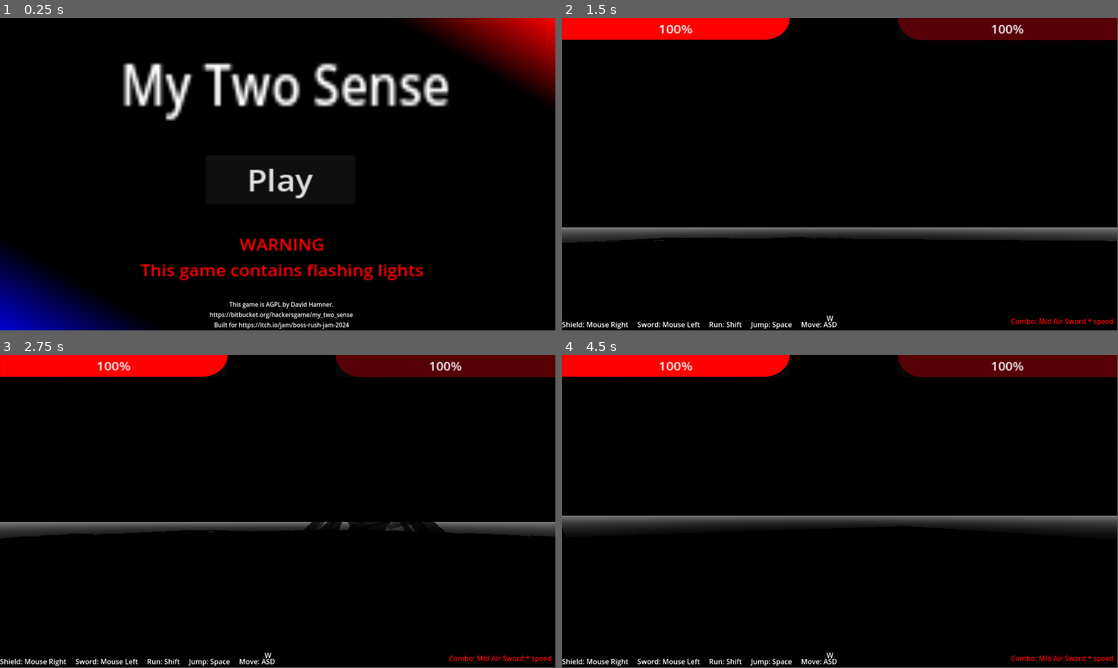
Above: before the commit, frames 1-4 (two rows, left to right).
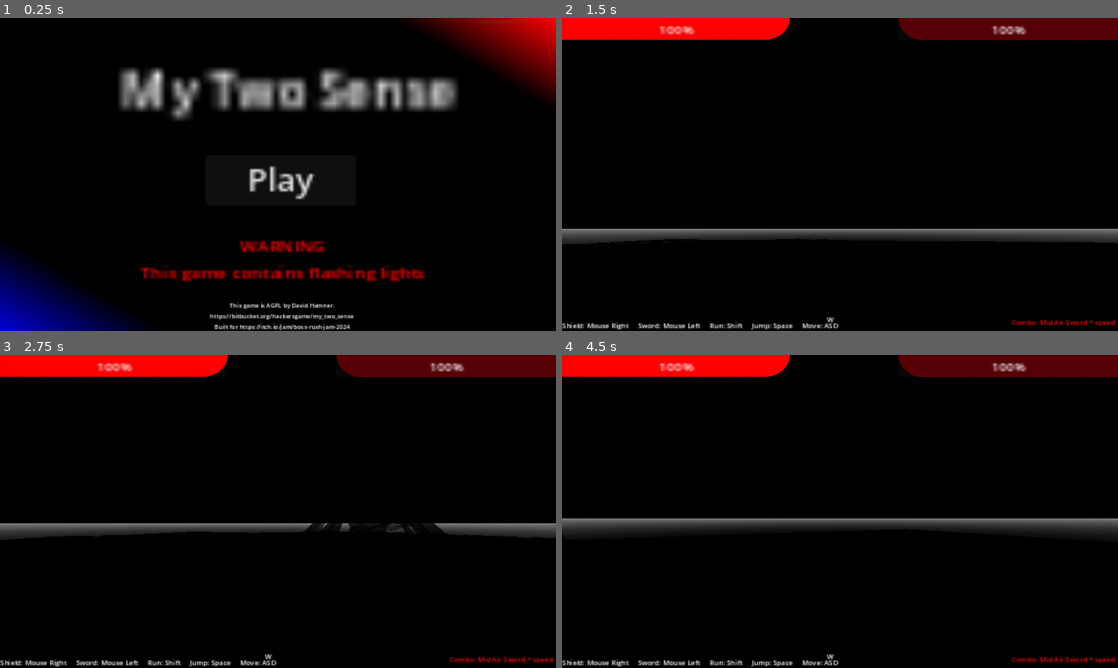
Above: after the commit, the same moments.

Repository: ruapotato/eyelander
Game: Godot game, scene res://main_menu.tscn
The game is run twice, just before and just after one commit, with the same random seed, the same clock (stepped at 60 frames per second) and the same inputs. Sound files missing from this copy of the repository are replaced by a short silence.
Inputs (mouse positions are in pixels of both pictures, inside the frame that each line leads up to):
- Up to frame 1 (0.25 s): no input
- Up to frame 2 (1.5 s): click "Play" at 0.5 s; tap Enter at 1.25 s; move the mouse to (962, 158) at 1.27 s; hold D (right) from 1.28 s (still down); right-click (962, 158) at 1.35 s
- Up to frame 3 (2.75 s): tap Space (jump) at 1.52, 2.27 s; move the mouse to (250, 511) at 2.02 s; release D (right) at 2.03 s; hold W (forward) from 2.03 s (still down); tap Shift (sprint) at 2.1 s
- Up to frame 4 (4.5 s): keep holding W (forward); move the mouse to (851, 505) at 2.77 s; press the mouse at (851, 505) at 2.78 s; move the mouse to (834, 514) at 3.52 s; release the mouse at (834, 514) at 3.53 s; right-click (834, 514) at 3.6 s; tap Space (jump) at 3.77 s; move the mouse to (878, 514) at 4.27 s; hold Shift (sprint) from 4.28 s (still down)
In our replay, the window is 799x449 before the commit and 800x450 after it. These sizes can differ from the game's own. Grey fills any space a smaller window leaves; there, only what the larger window draws over its background counts as a difference.

The runs differ from the first frame. In frame 1, 10% of the frame differs, in the area x 0-100%, y 0-100%; in frame 2, 2.2%; in frame 3, 2.2%; in frame 4, 3.5%.

Commit message:
No shadow

Diff:
--- a/Light_sounds.gd
+++ b/Light_sounds.gd
@@ -5,6 +5,7 @@
 # Called when the node enters the scene tree for the first time.
 func _ready():
 	light.omni_attenuation = 3
+	light.shadow_enabled = false
 	pass # Replace with function body.
 
 
--- a/boss_1.tscn
+++ b/boss_1.tscn
@@ -51,9 +51,7 @@
 light_color = Color(0.147351, 0.577576, 0.999995, 1)
 light_energy = 15.03
 light_size = 1.0
-shadow_enabled = true
 omni_range = 4096.0
-omni_shadow_mode = 0
 
 [node name="2" type="AudioStreamPlayer3D" parent="sounds/walking_dirt"]
 stream = ExtResource("3_vpcd2")
@@ -63,9 +61,7 @@
 light_color = Color(0.147351, 0.577576, 0.999995, 1)
 light_energy = 0.0
 light_size = 1.0
-shadow_enabled = true
 omni_range = 4096.0
-omni_shadow_mode = 0
 
 [node name="3" type="AudioStreamPlayer3D" parent="sounds/walking_dirt"]
 stream = ExtResource("4_knmrh")
@@ -75,9 +71,7 @@
 light_color = Color(0.147351, 0.577576, 0.999995, 1)
 light_energy = 0.0
 light_size = 1.0
-shadow_enabled = true
 omni_range = 4096.0
-omni_shadow_mode = 0
 
 [node name="4" type="AudioStreamPlayer3D" parent="sounds/walking_dirt"]
 stream = ExtResource("5_cu7dq")
@@ -87,9 +81,7 @@
 light_color = Color(0.147351, 0.577576, 0.999995, 1)
 light_energy = 0.0
 light_size = 1.0
-shadow_enabled = true
 omni_range = 4096.0
-omni_shadow_mode = 0
 
 [node name="5" type="AudioStreamPlayer3D" parent="sounds/walking_dirt"]
 stream = ExtResource("1_6mnuc")
@@ -99,9 +91,7 @@
 light_color = Color(0.147351, 0.577576, 0.999995, 1)
 light_energy = 0.0
 light_size = 1.0
-shadow_enabled = true
 omni_range = 4096.0
-omni_shadow_mode = 0
 
 [node name="6" type="AudioStreamPlayer3D" parent="sounds/walking_dirt"]
 stream = ExtResource("7_g8v14")
@@ -111,9 +101,7 @@
 light_color = Color(0.147351, 0.577576, 0.999995, 1)
 light_energy = 0.0
 light_size = 1.0
-shadow_enabled = true
 omni_range = 4096.0
-omni_shadow_mode = 0
 
 [node name="7" type="AudioStreamPlayer3D" parent="sounds/walking_dirt"]
 stream = ExtResource("8_4embh")
@@ -123,9 +111,7 @@
 light_color = Color(0.147351, 0.577576, 0.999995, 1)
 light_energy = 0.0
 light_size = 1.0
-shadow_enabled = true
 omni_range = 4096.0
-omni_shadow_mode = 0
 
 [node name="8" type="AudioStreamPlayer3D" parent="sounds/walking_dirt"]
 stream = ExtResource("9_28vn0")
@@ -135,9 +121,7 @@
 light_color = Color(0.147351, 0.577576, 0.999995, 1)
 light_energy = 0.0
 light_size = 1.0
-shadow_enabled = true
 omni_range = 4096.0
-omni_shadow_mode = 0
 
 [node name="effects" type="Node3D" parent="sounds"]
 transform = Transform3D(1, 0, 0, 0, 1, 0, 0, 0, 1, 0, 0, -9.08716)
@@ -152,13 +136,11 @@
 light_color = Color(0.999976, 0.193418, 0.153574, 1)
 light_energy = 15.03
 light_size = 1.0
-shadow_enabled = true
 distance_fade_enabled = true
 distance_fade_begin = 3101.66
 distance_fade_shadow = 3525.39
 distance_fade_length = 3319.9
 omni_range = 4096.0
-omni_shadow_mode = 0
 
 [node name="roar" type="AudioStreamPlayer3D" parent="sounds/effects"]
 stream = ExtResource("12_8ag7w")
@@ -170,9 +152,7 @@
 light_color = Color(0.999976, 0.193418, 0.153574, 1)
 light_energy = 15.03
 light_size = 1.0
-shadow_enabled = true
 omni_range = 4096.0
-omni_shadow_mode = 0
 
 [node name="hurt" type="AudioStreamPlayer3D" parent="sounds/effects"]
 stream = ExtResource("13_fsu3j")
@@ -184,13 +164,11 @@
 light_color = Color(0.999976, 0.193418, 0.153574, 1)
 light_energy = 15.03
 light_size = 1.0
-shadow_enabled = true
 distance_fade_enabled = true
 distance_fade_begin = 3101.66
 distance_fade_shadow = 3525.39
 distance_fade_length = 3319.9
 omni_range = 4096.0
-omni_shadow_mode = 0
 
 [node name="mesh" parent="." instance=ExtResource("11_6042p")]
 
--- a/boss_1_import.tscn
+++ b/boss_1_import.tscn
@@ -79,32 +79,32 @@
 [node name="boss_2" instance=ExtResource("1_ignb7")]
 
 [node name="Skeleton3D" parent="Armature" index="0"]
-bones/0/position = Vector3(1.11893, 13.8706, -9.13724)
+bones/0/position = Vector3(1.11893, 13.9753, -9.13724)
 bones/0/rotation = Quaternion(0.736164, -0.0295269, 0.0319947, 0.675401)
-bones/1/rotation = Quaternion(-0.253965, -0.168936, -0.738728, 0.601036)
+bones/1/rotation = Quaternion(-0.250052, -0.171317, -0.740835, 0.599406)
 bones/2/rotation = Quaternion(0.438268, 0.0668664, -0.295323, 0.846306)
-bones/3/rotation = Quaternion(-0.24369, 0.185973, 0.681991, 0.664016)
+bones/3/rotation = Quaternion(-0.239615, 0.18801, 0.684252, 0.662598)
 bones/4/rotation = Quaternion(0.438265, -0.0668649, 0.295321, 0.846309)
 bones/7/rotation = Quaternion(0.194838, -0.130096, 0.0755277, 0.969231)
 bones/8/rotation = Quaternion(0.198067, 0.123456, -0.0985119, 0.96738)
 bones/9/rotation = Quaternion(0.193732, 0.00977137, 0.0366219, 0.980322)
-bones/12/rotation = Quaternion(0.12124, -0.562284, -0.440942, 0.688991)
+bones/12/rotation = Quaternion(0.126626, -0.571012, -0.43809, 0.682634)
 bones/12/scale = Vector3(1.15439, 1.15439, 1.15439)
 bones/13/rotation = Quaternion(0.028987, 0.199629, -0.253802, 0.945988)
 bones/13/scale = Vector3(1.00013, 1.34351, 1.00679)
-bones/14/rotation = Quaternion(0.121236, 0.562274, 0.440945, 0.688997)
+bones/14/rotation = Quaternion(0.126628, 0.571011, 0.43809, 0.682634)
 bones/14/scale = Vector3(1.15439, 1.15439, 1.15439)
 bones/15/rotation = Quaternion(0.0289858, -0.199626, 0.253803, 0.945988)
 bones/15/scale = Vector3(1.00013, 1.34351, 1.00679)
-bones/16/rotation = Quaternion(-0.0454613, -0.532166, -0.620559, 0.574143)
+bones/16/rotation = Quaternion(-0.0409857, -0.536992, -0.620045, 0.57053)
 bones/16/scale = Vector3(1.28774, 1.28774, 1.28774)
 bones/17/rotation = Quaternion(0.077453, -0.0657471, -0.209374, 0.972543)
-bones/18/rotation = Quaternion(-0.0259819, 0.533405, 0.59907, 0.596589)
+bones/18/rotation = Quaternion(-0.0213356, 0.538061, 0.59869, 0.592963)
 bones/18/scale = Vector3(1.28774, 1.28774, 1.28774)
 bones/19/rotation = Quaternion(0.0774488, 0.065749, 0.209372, 0.972544)
-bones/20/rotation = Quaternion(-0.0752121, -0.252748, -0.569791, 0.778331)
+bones/20/rotation = Quaternion(-0.0722122, -0.256028, -0.574854, 0.773807)
 bones/21/rotation = Quaternion(0.287304, -0.0634732, -0.4826, 0.824939)
-bones/22/rotation = Quaternion(-0.0844218, 0.253647, 0.602619, 0.751922)
+bones/22/rotation = Quaternion(-0.0815329, 0.257041, 0.60747, 0.747169)
 bones/23/rotation = Quaternion(0.243098, 0.00481293, 0.535462, 0.808802)
 
 [node name="Cube" parent="Armature/Skeleton3D" index="0"]
@@ -114,17 +114,17 @@
 surface_material_override/3 = ExtResource("2_5mrau")
 
 [node name="butt_bone" type="BoneAttachment3D" parent="Armature/Skeleton3D" index="1"]
-transform = Transform3D(0.996212, -0.0866917, 0.00722166, -0.000254777, -0.0859221, -0.996305, 0.0869919, 0.992523, -0.0856187, 1.11893, 13.8706, -9.13724)
+transform = Transform3D(0.996212, -0.0866918, 0.00722172, -0.000254781, -0.0859227, -0.996305, 0.086992, 0.992523, -0.0856193, 1.11893, 13.9753, -9.13724)
 bone_name = "body"
 bone_idx = 0
 
 [node name="head_bone" type="BoneAttachment3D" parent="Armature/Skeleton3D" index="2"]
-transform = Transform3D(0.99971, -0.0241335, 0.00195787, 0.00122075, -0.0305178, -0.999536, 0.0241824, 0.999243, -0.0304799, 0.424792, 13.8455, 1.52237)
+transform = Transform3D(0.99971, -0.0241336, 0.00195792, 0.00122079, -0.0305184, -0.999536, 0.0241825, 0.999243, -0.0304805, 0.424789, 13.9502, 1.52237)
 bone_name = "head"
 bone_idx = 6
 
 [node name="brain_bone" type="BoneAttachment3D" parent="Armature/Skeleton3D" index="3"]
-transform = Transform3D(1, 0.00116056, -4.76447e-07, -5.33072e-07, 8.91031e-07, -1, -0.00116008, 0.999999, 3.85942e-07, 0.220517, 13.8706, 9.28861)
+transform = Transform3D(1, 0.00116039, -4.03018e-07, -4.60033e-07, 4.75746e-07, -1, -0.00115989, 0.999999, -3.12906e-08, 0.220512, 13.9753, 9.28861)
 bone_name = "body_5"
 bone_idx = 11
 
--- a/player.tscn
+++ b/player.tscn
@@ -64,14 +64,12 @@
 light_color = Color(0.502817, 0.663302, 1, 1)
 light_energy = 15.03
 light_size = 1.0
-shadow_enabled = true
-omni_range = 4096.0
-omni_shadow_mode = 0
+omni_range = 4096.0
 
 [node name="sounds" type="Node3D" parent="."]
 
 [node name="walking_dirt" type="Node3D" parent="sounds"]
-transform = Transform3D(2.07591, 0, 0, 0, 1.69565, 0, 0, 0, 2.17674, 0, 0.291742, -0.950664)
+transform = Transform3D(2.07591, 0, 0, 0, 1.69565, 0, 0, 0, 2.17674, 0, -0.909337, -0.134472)
 
 [node name="1" type="AudioStreamPlayer3D" parent="sounds/walking_dirt"]
 stream = ExtResource("7_e1p6s")
@@ -81,11 +79,9 @@
 [node name="sound_light" type="OmniLight3D" parent="sounds/walking_dirt/1"]
 transform = Transform3D(1, 0, 0, 0, 1, 0, 0, 0, 1, 0, 0.0348836, -0.0037058)
 light_color = Color(0.254902, 0.615686, 1, 1)
-light_energy = 15.03
-light_size = 1.0
-shadow_enabled = true
-omni_range = 4096.0
-omni_shadow_mode = 0
+light_energy = 16.0
+light_size = 1.0
+omni_range = 4096.0
 
 [node name="2" type="AudioStreamPlayer3D" parent="sounds/walking_dirt"]
 stream = ExtResource("8_ma7fy")
@@ -95,9 +91,7 @@
 light_color = Color(0.254902, 0.615686, 1, 1)
 light_energy = 0.0
 light_size = 1.0
-shadow_enabled = true
-omni_range = 4096.0
-omni_shadow_mode = 0
+omni_range = 4096.0
 
 [node name="3" type="AudioStreamPlayer3D" parent="sounds/walking_dirt"]
 stream = ExtResource("9_dqeyl")
@@ -107,9 +101,7 @@
 light_color = Color(0.254902, 0.615686, 1, 1)
 light_energy = 0.0
 light_size = 1.0
-shadow_enabled = true
-omni_range = 4096.0
-omni_shadow_mode = 0
+omni_range = 4096.0
 
 [node name="4" type="AudioStreamPlayer3D" parent="sounds/walking_dirt"]
 stream = ExtResource("10_1rxt7")
@@ -119,9 +111,7 @@
 light_color = Color(0.254902, 0.615686, 1, 1)
 light_energy = 0.0
 light_size = 1.0
-shadow_enabled = true
-omni_range = 4096.0
-omni_shadow_mode = 0
+omni_range = 4096.0
 
 [node name="5" type="AudioStreamPlayer3D" parent="sounds/walking_dirt"]
 stream = ExtResource("11_0skx8")
@@ -131,9 +121,7 @@
 light_color = Color(0.254902, 0.615686, 1, 1)
 light_energy = 0.0
 light_size = 1.0
-shadow_enabled = true
-omni_range = 4096.0
-omni_shadow_mode = 0
+omni_range = 4096.0
 
 [node name="6" type="AudioStreamPlayer3D" parent="sounds/walking_dirt"]
 stream = ExtResource("12_tnttn")
@@ -143,9 +131,7 @@
 light_color = Color(0.254902, 0.615686, 1, 1)
 light_energy = 0.0
 light_size = 1.0
-shadow_enabled = true
-omni_range = 4096.0
-omni_shadow_mode = 0
+omni_range = 4096.0
 
 [node name="7" type="AudioStreamPlayer3D" parent="sounds/walking_dirt"]
 stream = ExtResource("13_a1ryk")
@@ -155,9 +141,7 @@
 light_color = Color(0.254902, 0.615686, 1, 1)
 light_energy = 0.0
 light_size = 1.0
-shadow_enabled = true
-omni_range = 4096.0
-omni_shadow_mode = 0
+omni_range = 4096.0
 
 [node name="8" type="AudioStreamPlayer3D" parent="sounds/walking_dirt"]
 stream = ExtResource("14_64vdx")
@@ -167,9 +151,7 @@
 light_color = Color(0.254902, 0.615686, 1, 1)
 light_energy = 0.0
 light_size = 1.0
-shadow_enabled = true
-omni_range = 4096.0
-omni_shadow_mode = 0
+omni_range = 4096.0
 
 [node name="effects" type="Node3D" parent="sounds"]
 
@@ -183,13 +165,11 @@
 light_color = Color(1, 0, 0, 1)
 light_energy = 15.03
 light_size = 1.0
-shadow_enabled = true
 distance_fade_enabled = true
 distance_fade_begin = 3101.66
 distance_fade_shadow = 3525.39
 distance_fade_length = 3319.9
 omni_range = 4096.0
-omni_shadow_mode = 0
 
 [node name="roar" type="AudioStreamPlayer3D" parent="sounds/effects"]
 stream = ExtResource("16_bp0si")
@@ -201,9 +181,7 @@
 light_color = Color(1, 0, 0, 1)
 light_energy = 15.03
 light_size = 1.0
-shadow_enabled = true
-omni_range = 4096.0
-omni_shadow_mode = 0
+omni_range = 4096.0
 
 [node name="hurt" type="AudioStreamPlayer3D" parent="sounds/effects"]
 stream = ExtResource("17_7o54j")
@@ -215,10 +193,8 @@
 light_color = Color(1, 1, 0, 1)
 light_energy = 15.03
 light_size = 1.0
-shadow_enabled = true
 distance_fade_enabled = true
 distance_fade_begin = 3101.66
 distance_fade_shadow = 3525.39
 distance_fade_length = 3319.9
 omni_range = 4096.0
-omni_shadow_mode = 0
--- a/project.godot
+++ b/project.godot
@@ -20,6 +20,7 @@
 window/size/viewport_width=1920
 window/size/viewport_height=1080
 window/size/mode=3
+window/stretch/mode="canvas_items"
 
 [input]
 
--- a/shild.tscn
+++ b/shild.tscn
@@ -29,9 +29,7 @@
 light_color = Color(0.964706, 0.964706, 0.901961, 1)
 light_energy = 15.03
 light_size = 1.0
-shadow_enabled = true
 omni_range = 4096.0
-omni_shadow_mode = 0
 
 [node name="hit" type="AudioStreamPlayer3D" parent="."]
 transform = Transform3D(1, 0, 0, 0, 1, 0, 0, 0, 1, 0, 0.156918, -0.747707)
@@ -46,6 +44,4 @@
 light_color = Color(0, 0, 1, 1)
 light_energy = 15.03
 light_size = 1.0
-shadow_enabled = true
 omni_range = 4096.0
-omni_shadow_mode = 0
--- a/spike.tscn
+++ b/spike.tscn
@@ -43,9 +43,7 @@
 light_color = Color(0.418238, 0.601976, 1, 1)
 light_energy = 15.03
 light_size = 1.0
-shadow_enabled = true
 omni_range = 4096.0
-omni_shadow_mode = 0
 
 [node name="fly" type="AudioStreamPlayer3D" parent="."]
 transform = Transform3D(1, 0, 0, 0, 1, 0, 0, 0, 1, 0, 0.156918, 0.00676858)
@@ -61,9 +59,7 @@
 light_color = Color(1, 0, 0, 1)
 light_energy = 15.03
 light_size = 1.0
-shadow_enabled = true
 omni_range = 4096.0
-omni_shadow_mode = 0
 
 [connection signal="area_entered" from="." to="." method="_on_area_entered"]
 [connection signal="body_entered" from="." to="." method="_on_body_entered"]
--- a/sword.tscn
+++ b/sword.tscn
@@ -26,13 +26,11 @@
 script = ExtResource("4_tg2y8")
 
 [node name="sound_light" type="OmniLight3D" parent="swing"]
-transform = Transform3D(1, 0, 0, 0, 1, 0, 0, 0, 1, 0, 0.0348836, -0.0037058)
-light_color = Color(0.992157, 0.992157, 0.862745, 1)
+transform = Transform3D(1, 0, 0, 0, 1, 0, 0, 0, 1, 0, 0.0348835, -0.0348248)
+light_color = Color(0.999976, 0.193418, 0.153574, 1)
 light_energy = 15.03
 light_size = 1.0
-shadow_enabled = true
 omni_range = 4096.0
-omni_shadow_mode = 0
 
 [node name="hit" type="AudioStreamPlayer3D" parent="."]
 transform = Transform3D(1, 0, 0, 0, 1, 0, 0, 0, 1, 0, 0.156918, 1.25229)
@@ -47,9 +45,7 @@
 light_color = Color(0.529412, 0.682353, 1, 1)
 light_energy = 15.03
 light_size = 1.0
-shadow_enabled = true
 omni_range = 4096.0
-omni_shadow_mode = 0
 
 [connection signal="area_entered" from="." to="." method="_on_area_entered"]
 [connection signal="body_entered" from="." to="." method="_on_body_entered"]
--- a/world.tscn
+++ b/world.tscn
@@ -32,13 +32,6 @@
 [node name="WorldEnvironment" type="WorldEnvironment" parent="."]
 environment = SubResource("Environment_p3iqh")
 
-[node name="DirectionalLight3D" type="DirectionalLight3D" parent="."]
-transform = Transform3D(-0.563526, -0.826098, -3.61099e-08, 0, -4.37114e-08, 1, -0.826098, 0.563526, 2.46325e-08, 0, 0, 0)
-light_color = Color(0, 0, 0, 1)
-light_energy = 0.0
-shadow_enabled = true
-directional_shadow_max_distance = 101.0
-
 [node name="player" parent="." instance=ExtResource("1_ljbio")]
 transform = Transform3D(1, 0, 0, 0, 1, 0, 0, 0, 1, 0, 1.28402, 9.81731)
 
